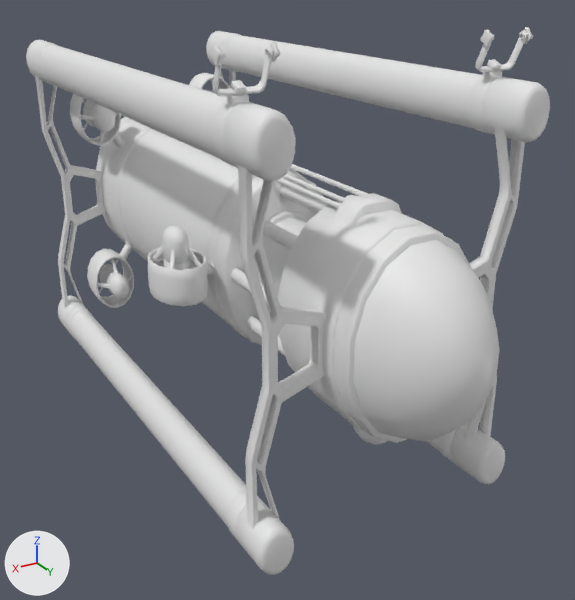
An edit to the OBJ model assets/models/uboot.obj, drawn before and after from the same camera.
Rendered twice from a camera (50 mm lens) standing at (1.37, 2.65, 1.01) and looking at (-0.08, 0.23, -0.2). Every picture has the same lights, and +X, +Y and +Z are marked at lower left. The first picture is the older version. Where no turn or scale is listed for an object, it has been applied to the vertices. Vertices at exactly the same position are counted once.
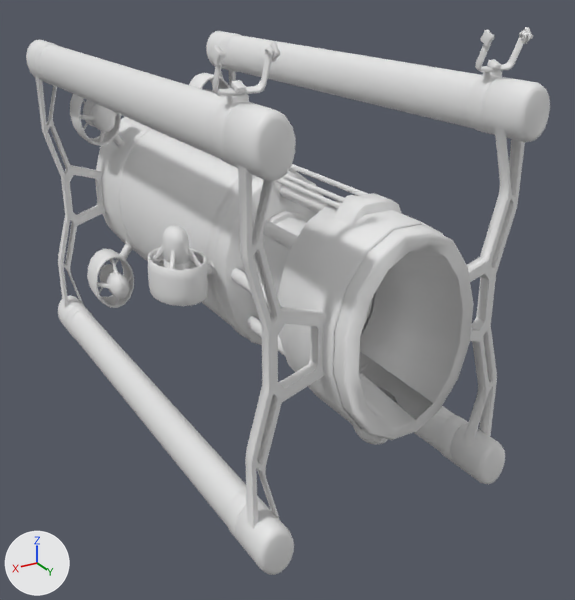
Edits to the scene script, one JSON object a line:
```json
{"block": "me_object_7_479", "where": "# used by ob_object_7_479; location = (0.0, 0.0, 0.0)"}
{"op": "remove", "block": "me_object_7_479", "code": "me_object_7_479.from_pydata(...)  # 9129 vertices, 16330 faces; spans x -0.51..0.51, y -1.23..1.33, z -0.69..0.82"}
{"op": "add", "block": "me_object_7_479", "code": "me_object_7_479.from_pydata(...)  # 9000 vertices, 16047 faces; spans x -0.51..0.51, y -1.23..1.06, z -0.69..0.82"}
{"block": "me_object_7_479", "change": "me_object_7_479 part 1: the loose piece of 145 vertices spanning x -0.23..0.23, y 1.06..1.33, z -0.32..0.32 is deleted"}
{"block": "me_object_7_479", "change": "me_object_7_479 part 2: 72 vertices moved within x -0.46..0.46, y 0.12..0.98, z -0.43..0.17; 16 vertices added at x -0.19..0.19, y 1.06, z -0.28..0.28"}
{"block": "me_object_7_479", "change": "other edits to the shape of me_object_7_479 do not show in these pictures"}
```

Location of each change, (x1, y1, x2, y2) in pixels of the pictures (575 x 600 px; the box of a moved part takes in the faces that stretch with it):
```json
{"part": 1, "of": "me_object_7_479", "change": "deleted", "before": [344, 230, 500, 443]}
{"part": 2, "of": "me_object_7_479", "change": "moved or reshaped", "before": [148, 227, 200, 276], "after": [148, 227, 474, 439], "on screen": "mostly hidden before"}
```
